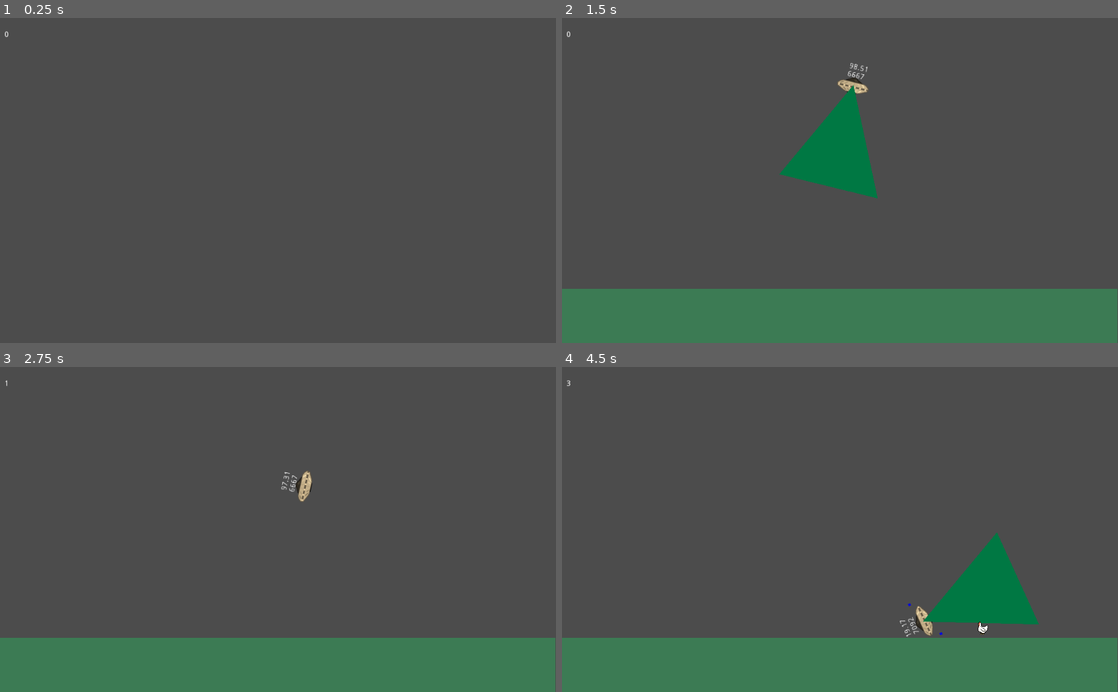
Above: before the commit, frames 1-4 (two rows, left to right).
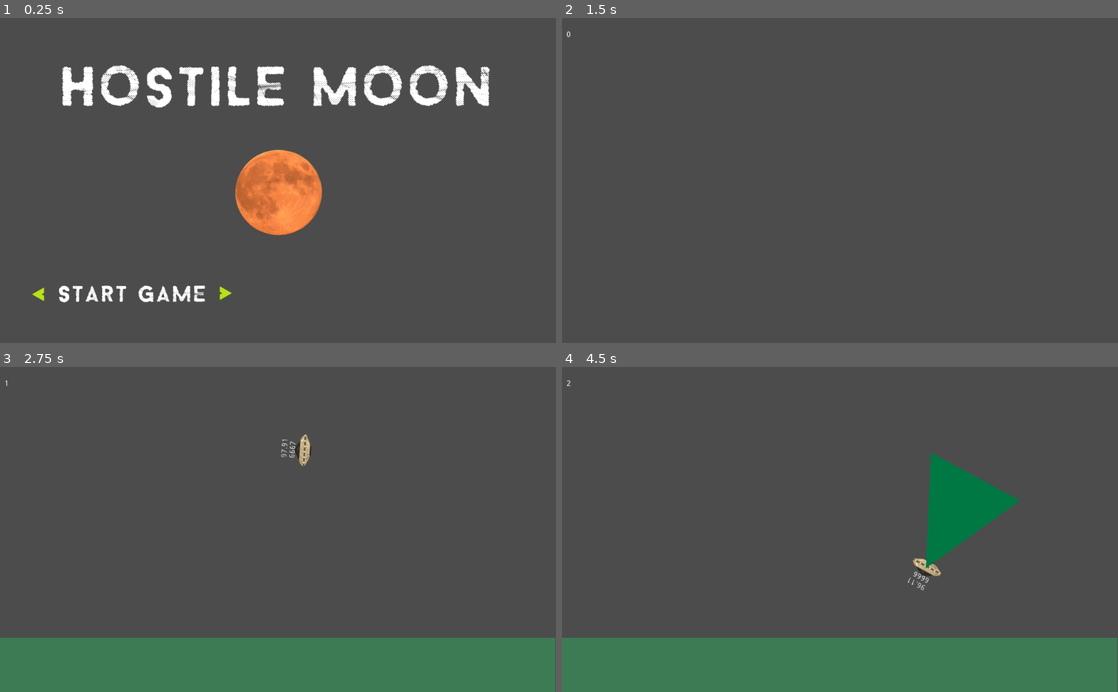
Above: after the commit, the same moments.

Repository: Beat1823/LudumDare52
Game: Godot game, scene res://Game/ScartScreen.tscn
Two runs of this game, one before a commit and one after it. Both use one fixed random seed, a clock stepped at 60 frames per second and the inputs below. Before the commit the project starts from res://Game/MainScene.tscn.
Inputs (mouse positions are in pixels of both pictures, inside the frame that each line leads up to):
- Up to frame 1 (0.25 s): no input
- Up to frame 2 (1.5 s): click (840, 287) at 0.52 s; hold Right (Right) from 1.28 s (still down); hold Space (TractorBeam) from 1.28 s (still down)
- Up to frame 3 (2.75 s): release Right (Right) at 2.03 s; release Space (TractorBeam) at 2.03 s; hold Down (Down) from 2.03 s (still down); tap Space (TractorBeam) at 2.1 s
- Up to frame 4 (4.5 s): release Down (Down) at 2.78 s; hold Right (Right) 2.78-3.53 s; hold Space (TractorBeam) 2.78-3.53 s; hold Up (Up) 3.53-4.28 s; tap Space (TractorBeam) at 3.6 s; hold Left (Left) from 4.28 s (still down); hold Space (TractorBeam) from 4.28 s (still down)

The runs differ from the first frame. In frame 1, 8.2% of the frame differs, in the area x 0-89%, y 4-88%; in frame 2, 20%, in the area x 0-100%, y 13-100%; in frame 3, 0.5%; in frame 4, 6.4%.

Commit message:
Add start screen with temp title. Start screen now loads main scene on start pressed.

Diff:
--- /dev/null
+++ b/Game/ScartScreen.gd
@@ -0,0 +1,8 @@
+extends MarginContainer
+
+func _ready():
+	pass
+
+
+func _on_StartButton_pressed():
+	get_tree().change_scene("res://Game/MainScene.tscn")
--- /dev/null
+++ b/Game/ScartScreen.tscn
@@ -0,0 +1,40 @@
+[gd_scene load_steps=5 format=2]
+
+[ext_resource path="res://Game/UI/Title.png" type="Texture" id=1]
+[ext_resource path="res://Game/UI/Start button.png" type="Texture" id=2]
+[ext_resource path="res://Game/UI/Harvest moon.png" type="Texture" id=3]
+[ext_resource path="res://Game/ScartScreen.gd" type="Script" id=4]
+
+[node name="Node2D" type="MarginContainer"]
+anchor_right = 1.0
+anchor_bottom = 1.0
+script = ExtResource( 4 )
+
+[node name="HBoxContainer" type="VBoxContainer" parent="."]
+margin_right = 1024.0
+margin_bottom = 600.0
+alignment = 1
+
+[node name="TitleScreen" type="TextureRect" parent="HBoxContainer"]
+margin_top = 33.0
+margin_right = 1024.0
+margin_bottom = 219.0
+texture = ExtResource( 1 )
+stretch_mode = 4
+
+[node name="Moon" type="TextureRect" parent="HBoxContainer"]
+margin_top = 223.0
+margin_right = 1024.0
+margin_bottom = 423.0
+texture = ExtResource( 3 )
+stretch_mode = 4
+
+[node name="StartButton" type="TextureButton" parent="HBoxContainer"]
+margin_left = 280.0
+margin_top = 427.0
+margin_right = 753.0
+margin_bottom = 567.0
+texture_normal = ExtResource( 2 )
+stretch_mode = 3
+
+[connection signal="pressed" from="HBoxContainer/StartButton" to="." method="_on_StartButton_pressed"]
--- a/project.godot
+++ b/project.godot
@@ -11,7 +11,7 @@
 [application]
 
 config/name="LudumDare52"
-run/main_scene="res://Game/MainScene.tscn"
+run/main_scene="res://Game/ScartScreen.tscn"
 config/icon="res://icon.png"
 
 [global]
Binary file added: Game/UI/Empty health.png
Binary file added: Game/UI/Full health.png
Binary file added: Game/UI/Harvest moon.png
Binary file added: Game/UI/Start button.png
Binary file added: Game/UI/Title.png
